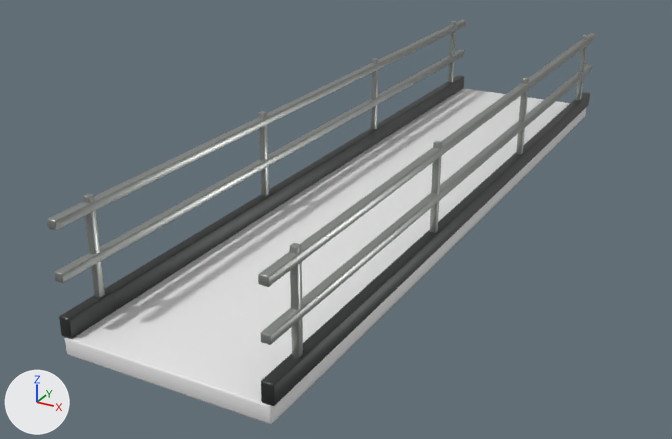
Renders of the glTF model public/assets/blender/hab_landing_v4.glb from each side of a commit.
Rendered twice from a camera (50 mm lens) standing at (4.33, -9.44, 4.13) and looking at (-0.53, -0.6, -0.29). The axes (+X, +Y, +Z) are drawn at lower left. The lights are the same throughout. The picture after the commit comes second. Vertices at exactly the same position are counted once.

Names of what the first picture shows: 'HabLanding'.
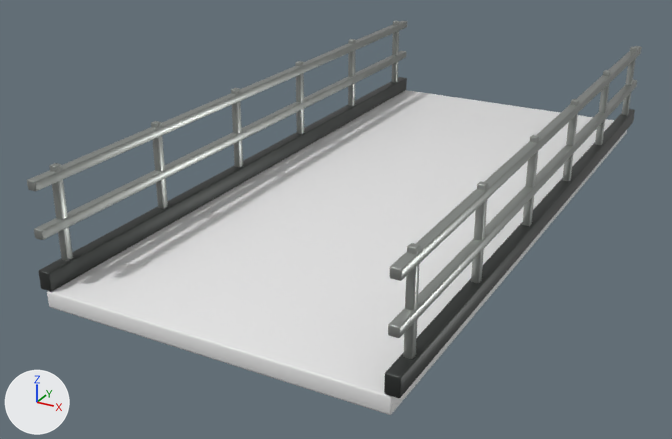
The change, as a diff of the scene's bpy script:
```diff
--- a/public/assets/blender/hab_landing_v4.glb.py
+++ b/public/assets/blender/hab_landing_v4.glb.py
@@ me_cube_1117 @@
-me_cube_1117.from_pydata(...)  # 896 vertices, 1728 faces; spans x -1.08..1.08, y -4.5..4.5, z -0.24..1.25
+me_cube_1117.from_pydata(...)  # 1288 vertices, 2484 faces; spans x -1.87..1.87, y -3.95..3.95, z -0.39..1.25
+# me_cube_1117 part 1: the loose piece of 56 vertices spanning x -1.05..1.05, y -4.5..4.5, z -0.09..0.09 is scaled about its middle by (1.72, 0.877, 1)
+# me_cube_1117 part 2: the loose piece of 56 vertices spanning x -1.08..-0.96, y -4.5..4.5, z 0.09..0.29 is scaled about its middle by (1.19, 0.878, 1), then moved by (-0.78, 0.0, 0.0)
+# me_cube_1117 part 3: the loose piece of 56 vertices spanning x 0.96..1.08, y -4.5..4.5, z 0.09..0.29 is scaled about its middle by (1.19, 0.878, 1), then moved by (0.78, 0.0, 0.0)
+# me_cube_1117 part 4: the loose piece of 56 vertices spanning x -1.06..-0.97, y -4.5..4.5, z 0.62..0.71 is scaled about its middle by (1.13, 0.878, 1.13), then moved by (-0.78, 0.0, 0.0)
+# me_cube_1117 part 5: the loose piece of 56 vertices spanning x -1.06..-0.97, y -4.5..4.5, z 1.11..1.19 is scaled about its middle by (1.13, 0.878, 1.13), then moved by (-0.78, 0.0, 0.0)
+# me_cube_1117 part 6: the loose piece of 56 vertices spanning x -1.05..-0.98, y 4.02..4.09, z 0.09..1.25 is moved by (-0.78, -0.42, 0.0)
+# me_cube_1117 part 7: the loose piece of 56 vertices spanning x -1.05..-0.98, y 1.32..1.38, z 0.09..1.25 is moved by (-0.78, 0.83, 0.0)
+# me_cube_1117 part 8: the loose piece of 56 vertices spanning x -1.05..-0.98, y -1.38..-1.32, z 0.09..1.25 is moved by (-0.78, 2.08, 0.0)
+# me_cube_1117 part 9: the loose piece of 56 vertices spanning x 0.98..1.05, y -1.38..-1.32, z 0.09..1.25 is moved by (-2.82, 0.62, 0.0)
+# me_cube_1117 part 10: the loose piece of 56 vertices spanning x -1.05..-0.98, y -4.09..-4.02, z 0.09..1.25 is moved by (-0.78, 1.87, 0.0)
+# me_cube_1117 part 11: the loose piece of 56 vertices spanning x 0.98..1.05, y -4.09..-4.02, z 0.09..1.25 is moved by (-2.82, 0.42, 0.0)
+# me_cube_1117 part 12: the loose piece of 56 vertices spanning x 0.97..1.06, y -4.5..4.5, z 0.62..0.71 is scaled about its middle by (1.13, 0.878, 1.13), then moved by (0.78, 0.0, 0.0)
+# me_cube_1117 part 13: the loose piece of 56 vertices spanning x 0.97..1.06, y -4.5..4.5, z 1.11..1.19 is scaled about its middle by (1.13, 0.878, 1.13), then moved by (0.78, 0.0, 0.0)
+# me_cube_1117 part 14: the loose piece of 56 vertices spanning x 0.98..1.05, y 4.02..4.09, z 0.09..1.25 is moved by (0.78, -0.42, 0.0)
+# me_cube_1117 part 15: the loose piece of 56 vertices spanning x 0.98..1.05, y 1.32..1.38, z 0.09..1.25 is moved by (0.78, 0.83, 0.0)
+# me_cube_1117 part 16: the loose piece of 56 vertices spanning x 0.98..1.05, y 1.32..1.38, z 0.09..1.25 is copied, and the copy is moved by (0.78, -0.62, 0.0); it spans x 1.76..1.84, y 0.69..0.77, z 0.09..1.25
+# me_cube_1117 part 17: the loose piece of 56 vertices spanning x 0.98..1.05, y -1.38..-1.32, z 0.09..1.25 is copied, and the copy is moved by (0.78, 0.62, 0.0); it spans x 1.76..1.84, y -0.77..-0.69, z 0.09..1.25
+# me_cube_1117 part 18: the loose piece of 56 vertices spanning x 0.98..1.05, y -1.38..-1.32, z 0.09..1.25 is copied, and the copy is moved by (0.78, -0.83, 0.0); it spans x 1.76..1.84, y -2.22..-2.14, z 0.09..1.25
+# me_cube_1117 part 19: the loose piece of 56 vertices spanning x 0.98..1.05, y -4.09..-4.02, z 0.09..1.25 is copied, and the copy is moved by (0.78, 0.42, 0.0); it spans x 1.76..1.84, y -3.67..-3.59, z 0.09..1.25
+# me_cube_1117 part 20: the loose piece of 56 vertices spanning x -0.95..0.95, y -4.05..4.05, z -0.24..-0.06 is rebuilt with 56 vertices and now spans x -1.69..1.69, y -3.71..3.71, z -0.27..-0.07
+# other edits to the shape of me_cube_1117 do not show in these pictures
 me_cube_1117.materials.append(mat_habdeck)
```

Pixel boxes [x1, y1, x2, y2] of what changed, in the pictures (672 x 439 px; the box of a moved part takes in the faces that stretch with it):
'HabLanding', reshaped (12% wider)
    before: [47, 20, 596, 424]
    after: [27, 21, 642, 415]
part 1 of me_cube_1117, moved or reshaped
    before: [65, 88, 586, 424]
    after: [47, 90, 627, 415]
part 2 of me_cube_1117, moved or reshaped
    before: [59, 75, 464, 339]
    after: [38, 77, 407, 292]
part 3 of me_cube_1117, moved or reshaped
    before: [261, 92, 590, 406]
    after: [384, 109, 635, 398]
part 4 of me_cube_1117, moved or reshaped
    before: [54, 49, 465, 283]
    after: [34, 51, 406, 240]
part 5 of me_cube_1117, moved or reshaped
    before: [47, 20, 467, 230]
    after: [27, 21, 407, 191]
part 6 of me_cube_1117, moved or reshaped
    before: [448, 21, 456, 83]
    after: [392, 21, 399, 83]
part 7 of me_cube_1117, moved or reshaped
    before: [371, 58, 378, 130]
    after: [348, 39, 356, 106]
part 8 of me_cube_1117, moved or reshaped
    before: [258, 111, 269, 196]
    after: [295, 61, 304, 134]
part 9 of me_cube_1117, moved or reshaped
    before: [430, 141, 442, 233]
    after: [231, 88, 243, 167]
part 10 of me_cube_1117, moved or reshaped
    before: [83, 194, 105, 298]
    after: [151, 121, 168, 209]
part 11 of me_cube_1117, moved or reshaped
    before: [290, 243, 303, 358]
    after: [49, 163, 73, 261]
part 12 of me_cube_1117, moved or reshaped
    before: [260, 65, 592, 345]
    after: [388, 80, 637, 338]
part 13 of me_cube_1117, moved or reshaped
    before: [258, 33, 596, 287]
    after: [389, 46, 642, 281]
part 14 of me_cube_1117, moved or reshaped
    before: [576, 35, 588, 100]
    after: [622, 47, 637, 116]
part 15 of me_cube_1117, moved or reshaped
    before: [516, 78, 529, 154]
    after: [595, 70, 611, 145]
part 16 of me_cube_1117, added
    after: [563, 99, 579, 181]
part 17 of me_cube_1117, added
    after: [522, 135, 540, 226]
part 18 of me_cube_1117, added
    after: [471, 181, 488, 283]
part 19 of me_cube_1117, added
    after: [403, 243, 420, 359]
part 20 of me_cube_1117, rebuilt (not visible afterwards)
    before: [291, 140, 561, 406]
